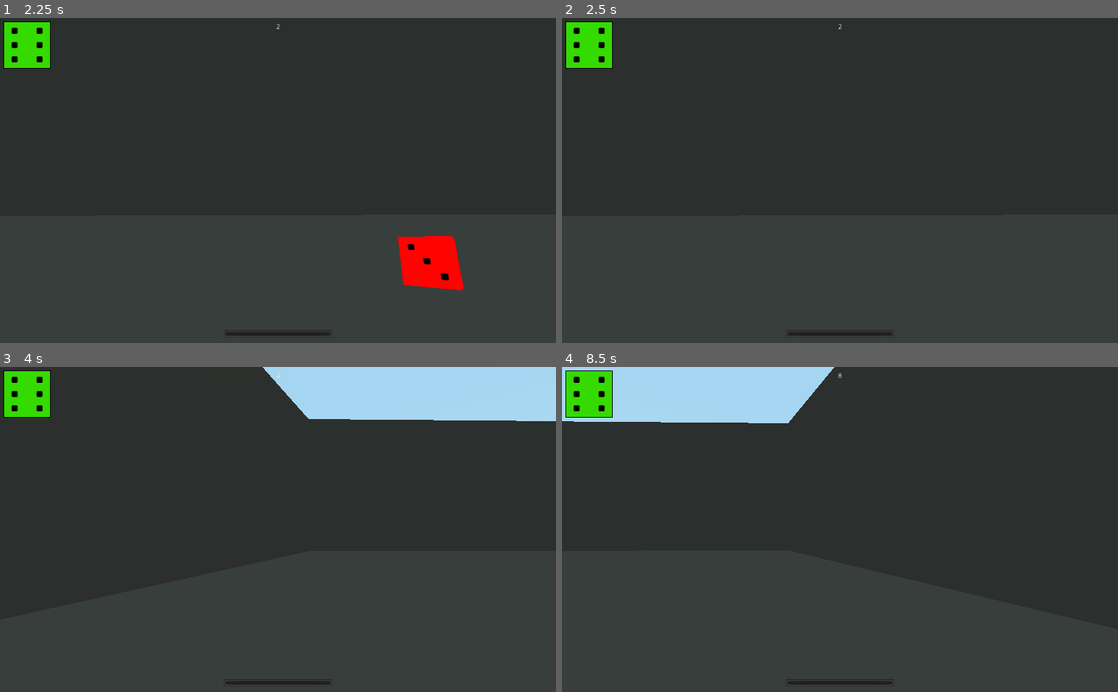
Above: before the commit, frames 1-4 (two rows, left to right).
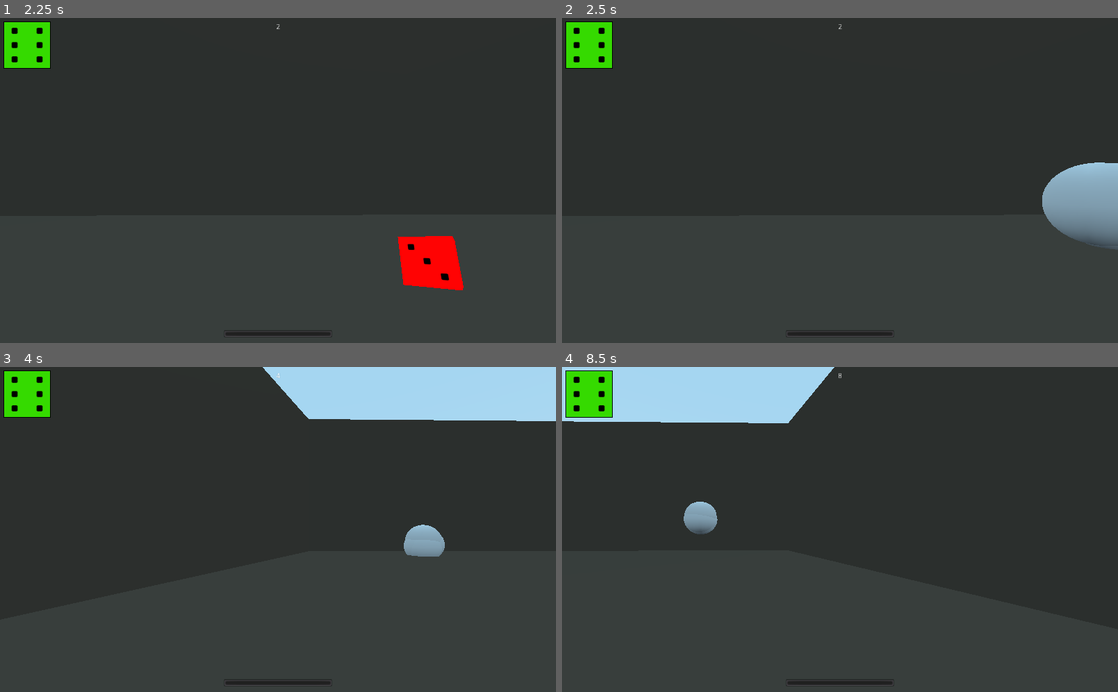
Above: after the commit, the same moments.

Repository: the-alex-g/PolyhedralArena
Game: Godot game, scene res://Main/Main.tscn
Same seed, same stepped clock (60 frames per second), same inputs: the game is played once before the commit and once after it.
Inputs:
- Up to frame 1 (2.25 s): tap Enter at 0.5 s; hold Space (throw) 0.53-1.28 s; hold W (forward) 0.53-2.03 s; tap Space (throw) at 1.35 s; hold A (left) from 2.03 s (still down); hold Space (throw) from 2.03 s (still down)
- Up to frame 2 (2.5 s): keep holding A (left); keep holding Space (throw)
- Up to frame 3 (4 s): release Space (throw) at 2.78 s; tap Space (throw) at 2.85 s; release A (left) at 3.53 s; hold S (backward) from 3.53 s (still down); hold Space (throw) from 3.53 s (still down)
- Up to frame 4 (8.5 s): release S (backward) at 4.28 s; release Space (throw) at 4.28 s; hold D (right) 4.28-5.03 s; tap Space (throw) at 4.35, 5.85, 7.35 s; hold W (forward) 5.03-5.78 s; hold Space (throw) 5.03-5.78 s; hold D (right) 5.78-8.03 s; hold Space (throw) 6.53-7.28 s; hold S (backward) from 8.03 s (still down); hold Space (throw) from 8.03 s (still down)

Frame 1 is identical in both runs. In frame 2, 2.9% of the frame differs, in the area x 86-100%, y 44-72%; in frame 3, 0.6%; in frame 4, 0.5%.

Commit message:
Add simple bomb explosion effect

Diff:
--- a/project/Dice/Bomb.gd
+++ b/project/Dice/Bomb.gd
@@ -6,4 +6,8 @@
 	for body in $Area.get_overlapping_bodies():
 		if body is Enemy:
 			body.hit(damage)
+	var explosion = load("res://Explosions/Explosion.tscn").instance()
+	explosion.translation = translation
+	get_parent().add_child(explosion)
+	explosion.emitting = true
 	queue_free()
--- /dev/null
+++ b/project/Explosions/Explosion.tscn
@@ -0,0 +1,24 @@
+[gd_scene load_steps=4 format=2]
+
+[sub_resource type="SphereMesh" id=1]
+
+[sub_resource type="Curve" id=2]
+_data = [ Vector2( 0, 0.453409 ), 0.0, 0.0, 0, 0, Vector2( 0.137255, 0.989773 ), 0.0, 0.0, 0, 0, Vector2( 0.666667, 1 ), 0.0, 0.0, 0, 0, Vector2( 1, 0.834091 ), 0.0, 0.0, 0, 0 ]
+
+[sub_resource type="Gradient" id=3]
+offsets = PoolRealArray( 0, 0.116022, 1 )
+colors = PoolColorArray( 0.916667, 0.916667, 0.916667, 1, 1, 0.84375, 0, 1, 1, 0, 0, 1 )
+
+[node name="CPUParticles" type="CPUParticles"]
+emitting = false
+one_shot = true
+speed_scale = 4.0
+explosiveness = 0.5
+mesh = SubResource( 1 )
+direction = Vector3( 0, 0, 1 )
+spread = 180.0
+gravity = Vector3( 0, 0, 0 )
+initial_velocity = 1.0
+initial_velocity_random = 0.5
+scale_amount_curve = SubResource( 2 )
+color_ramp = SubResource( 3 )
--- a/project/Main/HUD.gd
+++ b/project/Main/HUD.gd
@@ -7,6 +7,11 @@
 var time := 0 setget _set_time
 var percent_powered := 0.0 setget _set_power
 var health := 6 setget _set_health
+
+
+func _ready()->void:
+	# make sure the health die has six facing the camera
+	_health_animator.play("RESET")
 
 
 func _set_time(value:int)->void:
